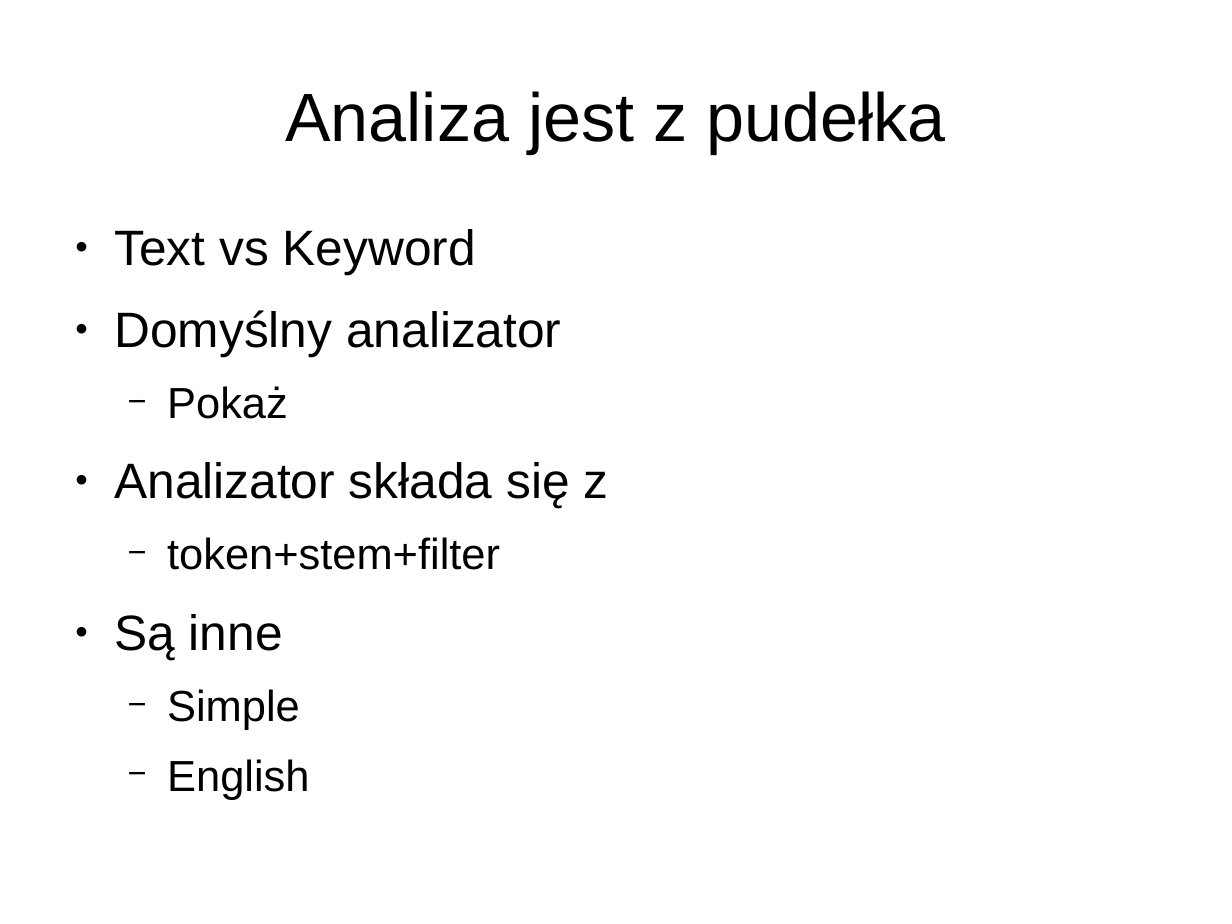
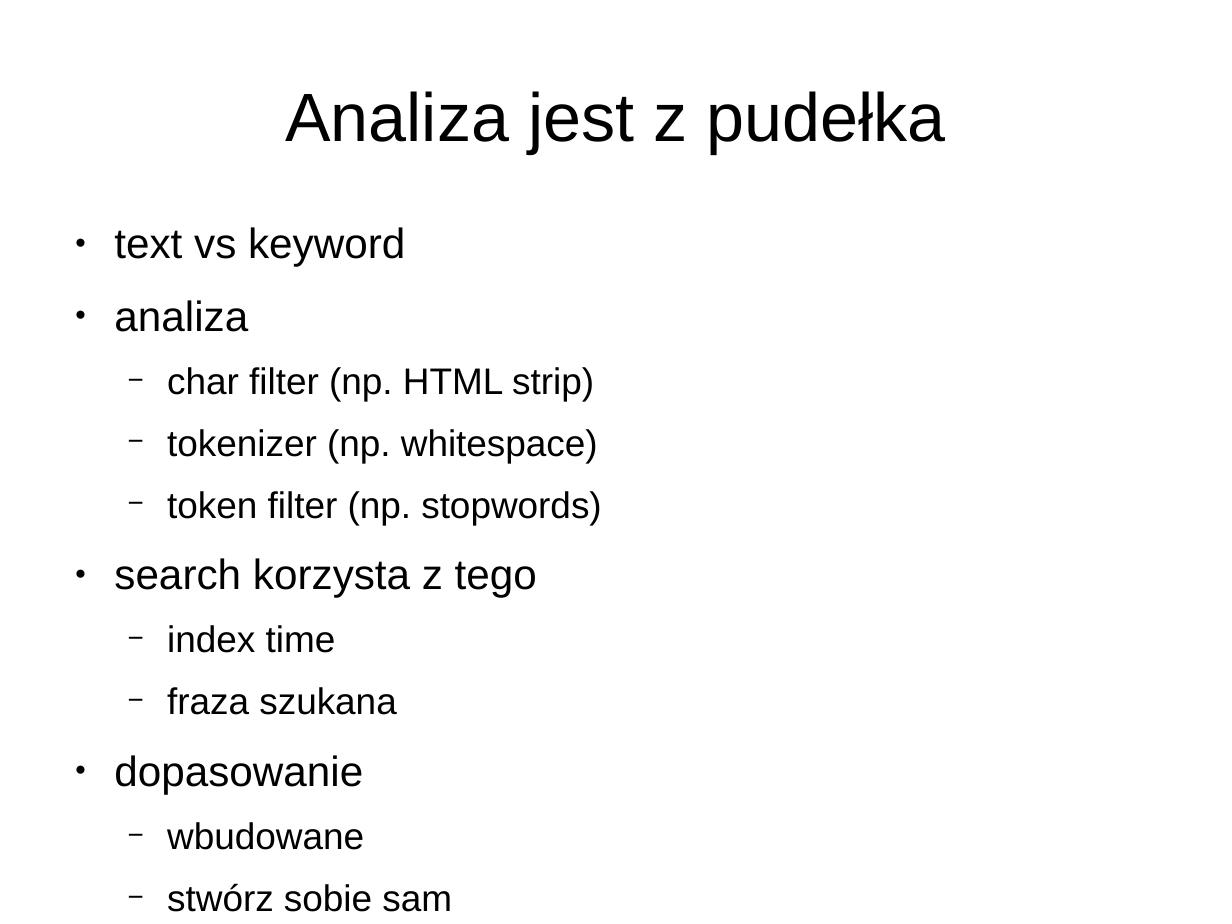
Before and after one commit to lukaszkuczynski/nieszukaj, a slide deck: slide 22 of znajduj.odp. Drawn at 1232x924 pixels with LibreOffice and Linux fonts; fonts in the diff are those of the drawing. Boxes give left, top, right and bottom in pixels: in the first picture for what was removed or moved away, otherwise in the second. Text is boxed around its words. In the diff, an @@ line names an element or a change of style, - is before the commit and + after.

```diff
--- a/znajduj.odp
+++ b/znajduj.odp
@@ text at (114, 227, 601, 912): text changed; size 32 to 23.8 pt @@
-● Text vs Keyword
-● Domyślny analizator
-  − Pokaż
-● Analizator składa się z
-  − token+stem+filter
-● Są inne
-  − Simple
-  − English
+● text vs keyword
+● analiza
+  − char filter (np. HTML strip)
+  − tokenizer (np. whitespace)
+  − token filter (np. stopwords)
+● search korzysta z tego
+  − index time
+  − fraza szukana
+● dopasowanie
+  − wbudowane
+  − stwórz sobie sam
```
Also in this commit, not shown: 12 other slides changed, 4 slides added, 5 slides removed.
